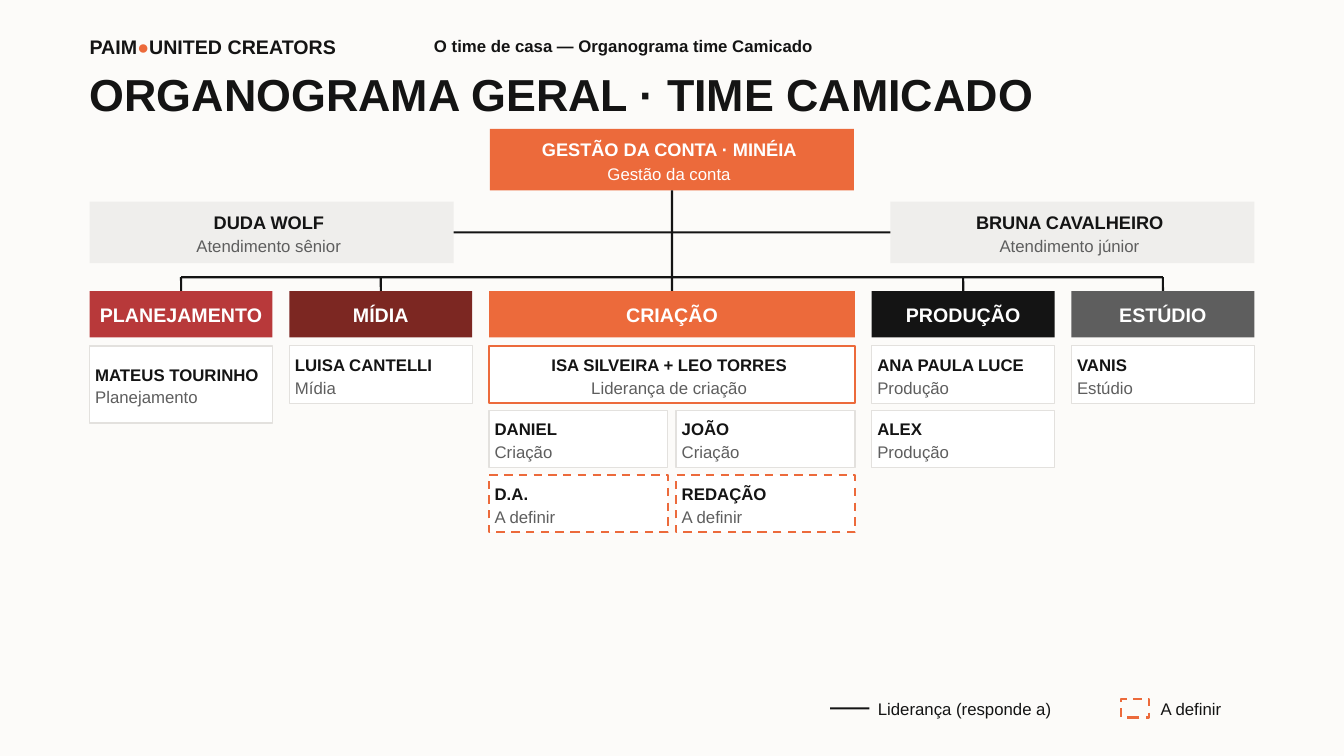
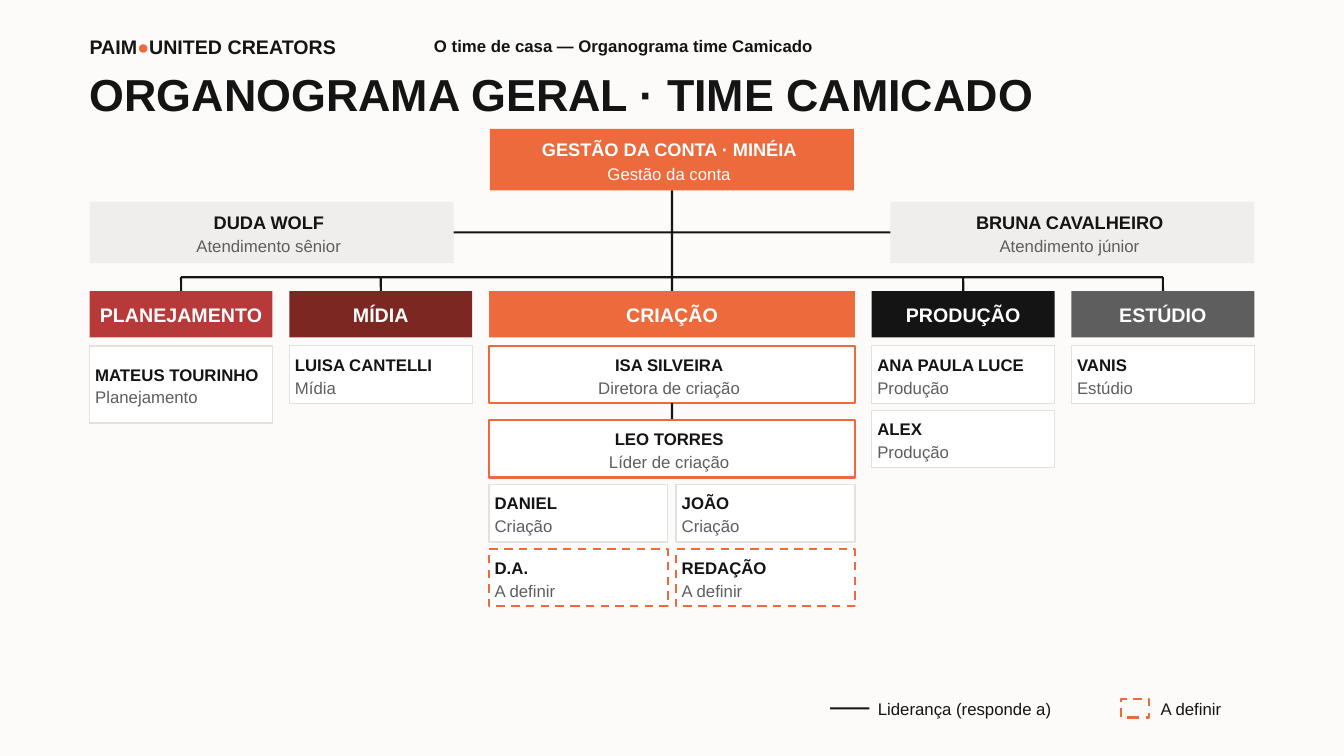
Before and after one commit to Miadolfo/paim, a slide deck: slide 1 of Organogramas_Clientes_Marilia.pptx. Drawn at 1344x756 pixels with LibreOffice and Linux fonts; fonts in the diff are those of the drawing. Boxes give left, top, right and bottom in pixels: in the first picture for what was removed or moved away, otherwise in the second. Text is boxed around its words. In the diff, an @@ line names an element or a change of style, - is before the commit and + after.

```diff
--- a/Organogramas_Clientes_Marilia.pptx
+++ b/Organogramas_Clientes_Marilia.pptx
@@ text at [598, 359, 740, 398]: text changed; text colour #141414 to #5E5E5E; bold off @@
-ISA SILVEIRA + LEO TORRES
-Liderança de criação
+ISA SILVEIRA
+Diretora de criação
@@ line added from (673, 403) to (673, 420), #141414 1.5 pt @@
@@ rectangle added at [489, 420, 855, 478], fill #FFFFFF, outline #EC6A3B 1.5 pt @@
@@ text added at [609, 433, 729, 472], 12 pt, text #5E5E5E @@
+LEO TORRES
+Líder de criação
@@ 4 texts, 4 rectangles: place and size @@
-4 texts, 4 rectangles at [489, 410, 855, 532]
+4 texts, 4 rectangles at [489, 485, 855, 607]
```
Also in this commit, not shown: 3 other slides changed, 1 other file.
